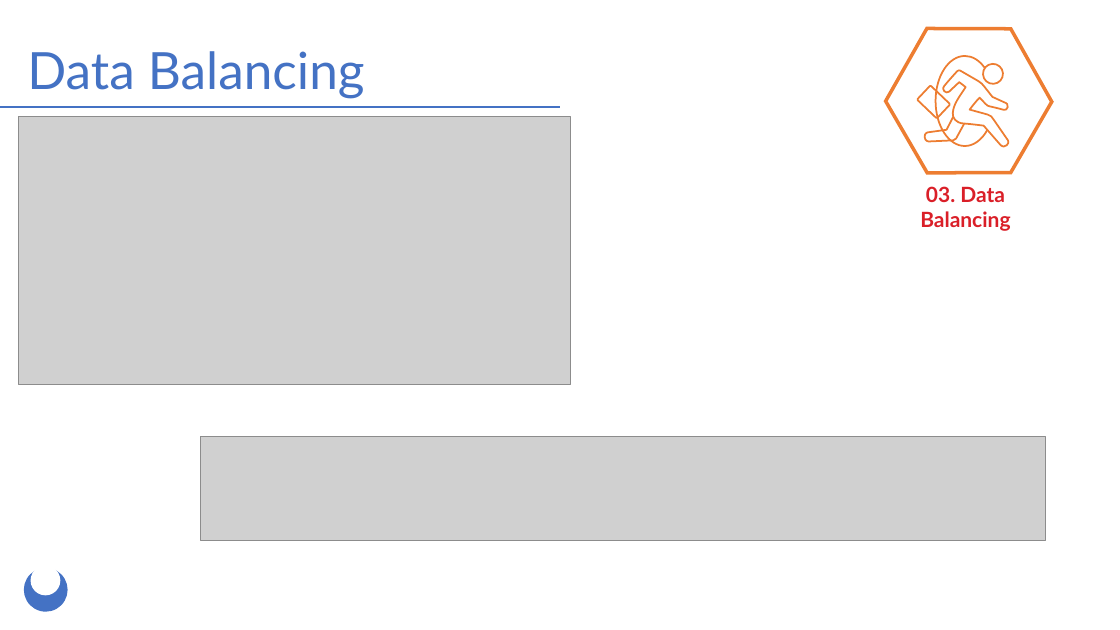
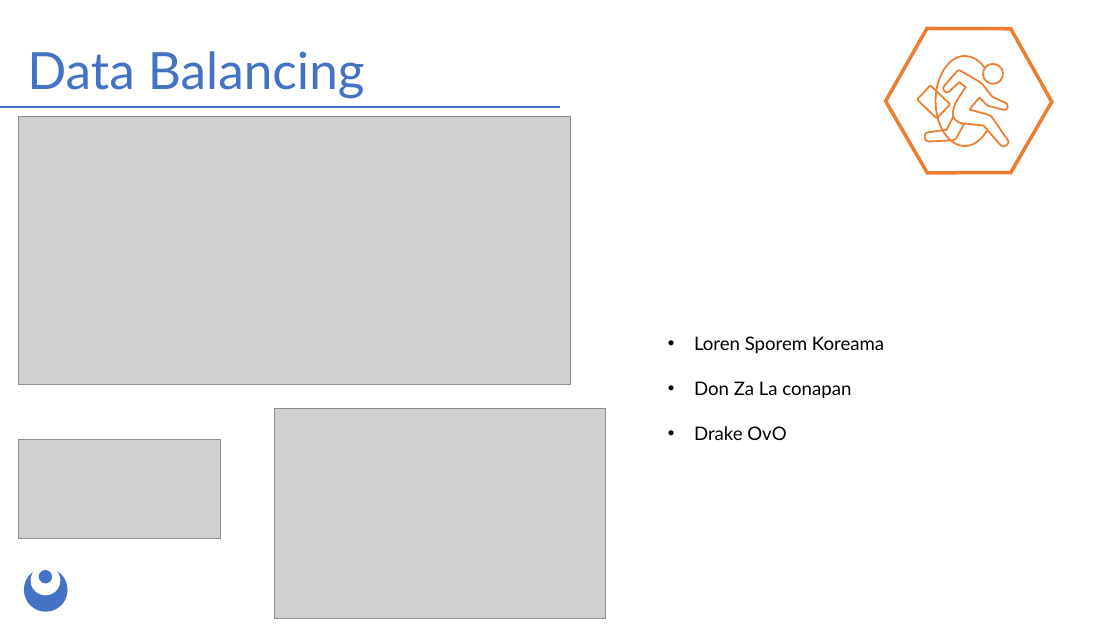
Before and after one commit to KyoldFusion/BreastCancerML, a slide deck: slide 5 of Presentation/MachineLearning.pptx. Drawn at 1120x630 pixels with LibreOffice and Linux fonts; fonts in the diff are those of the drawing; grey boxes stand for pictures. Boxes give left, top, right and bottom in pixels: in the first picture for what was removed or moved away, otherwise in the second. Text is boxed around its words. In the diff, an @@ line names an element or a change of style, - is before the commit and + after.

```diff
--- a/Presentation/MachineLearning.pptx
+++ b/Presentation/MachineLearning.pptx
@@ text removed at (x1=920, y1=186, x2=1010, y2=231) @@
-03. Data Balancing
@@ text added at (x1=694, y1=336, x2=884, y2=440), 16 pt, text #000000 @@
+• Loren Sporem Koreama
+• Don Za La conapan
+• Drake OvO
@@ picture added at (x1=275, y1=408, x2=606, y2=618) @@
@@ picture added at (x1=19, y1=439, x2=221, y2=538) @@
@@ picture removed at (x1=201, y1=437, x2=1045, y2=541) @@
@@ ellipse added at (x1=39, y1=571, x2=52, y2=584), fill #4472C4 @@
```
Also in this commit, not shown: 4 other slides changed, 6 slides added.
